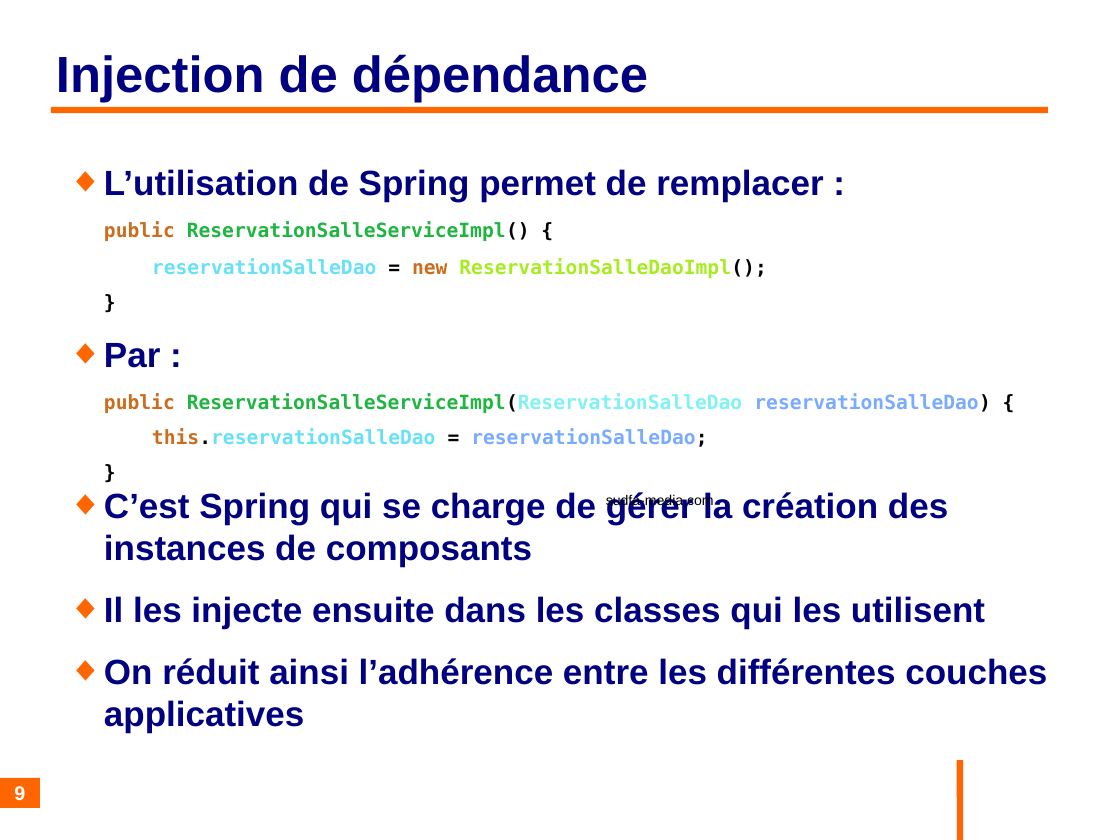
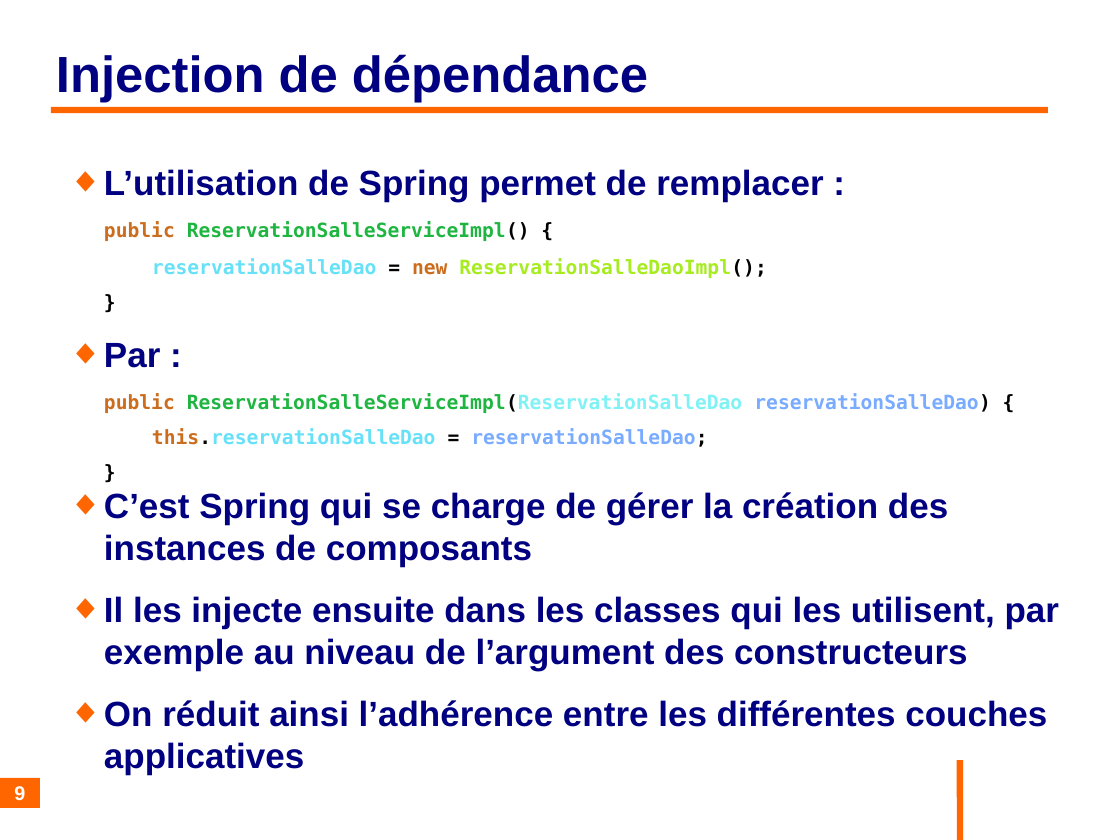
Before and after one commit to philphils/formation-spring-boot, a slide deck: slide 9 of Documentation/diapo_formation_spring_boot.odp. Drawn at 1120x840 pixels with LibreOffice and Linux fonts; fonts in the diff are those of the drawing; background and template pictures are left out. Boxes give left, top, right and bottom in pixels: in the first picture for what was removed or moved away, otherwise in the second. Text is boxed around its words. In the diff, an @@ line names an element or a change of style, - is before the commit and + after.

```diff
--- a/Documentation/diapo_formation_spring_boot.odp
+++ b/Documentation/diapo_formation_spring_boot.odp
@@ text removed at box(606, 494, 714, 509) @@
-sudfa-media.com
@@ text at box(104, 596, 1059, 671): text changed @@
-◆ Il les injecte ensuite dans les classes qui les utilisent
+◆ Il les injecte ensuite dans les classes qui les utilisent, par exemple au niveau de l’argument des constructeurs
```
Also in this commit, not shown: 8 other slides changed, 19 slides added.
